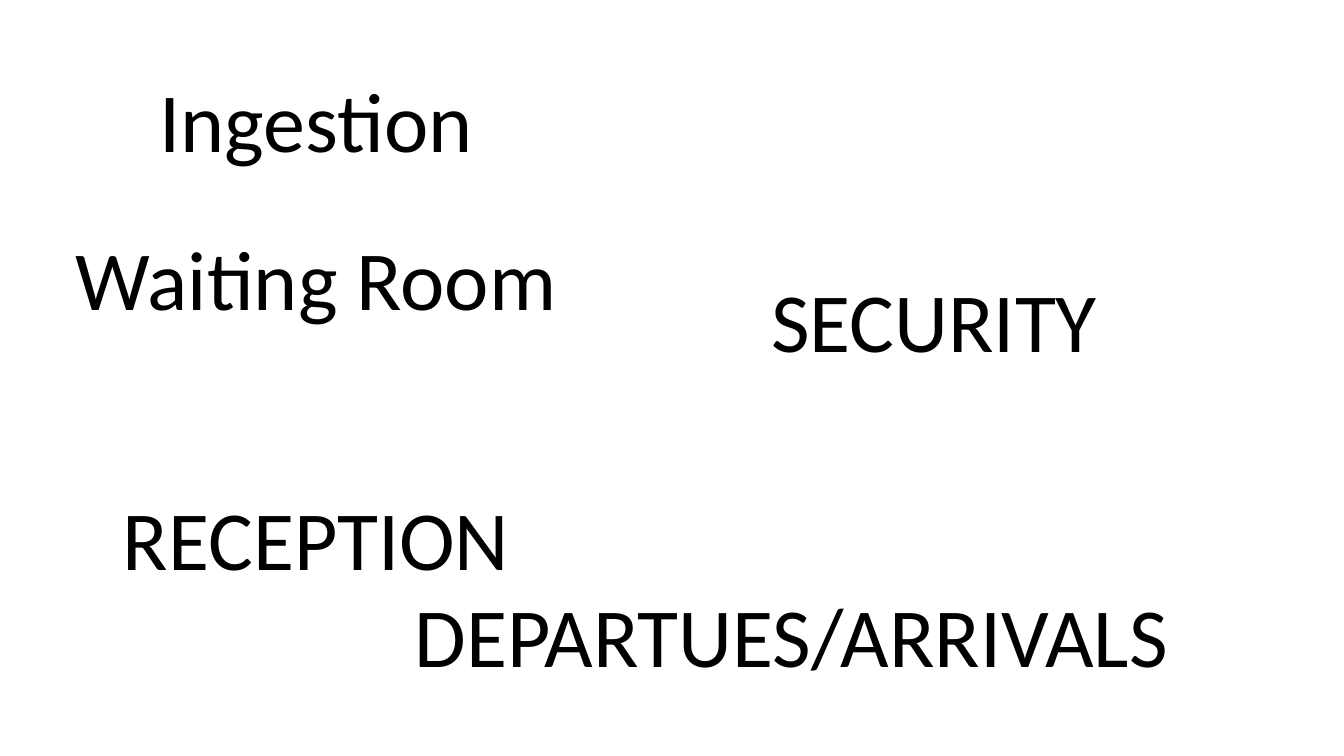
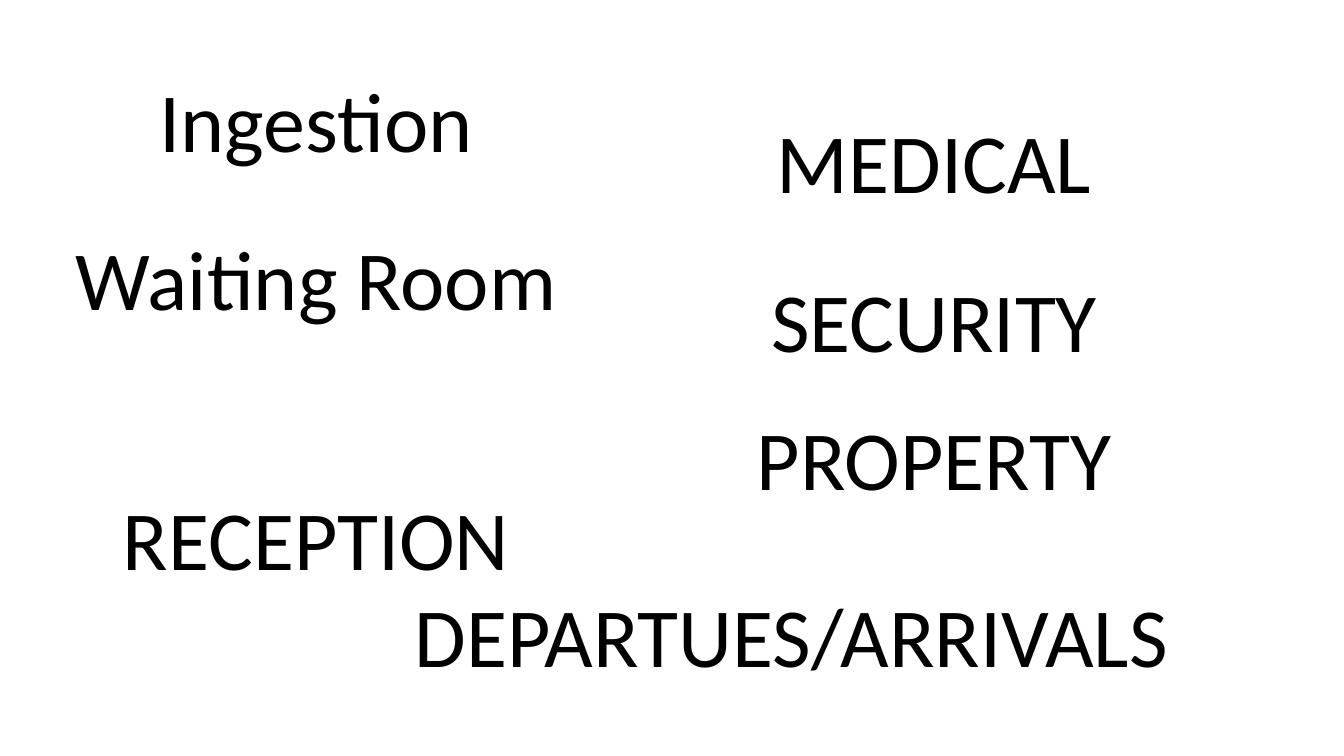
Before and after one commit to CallumShillan/Welcome-Prisoner, a slide deck: slide 2 of Assets/Textures/Roomnames/Roomnames.pptx. Drawn at 1344x756 pixels with LibreOffice and Linux fonts; fonts in the diff are those of the drawing. Boxes give left, top, right and bottom in pixels: in the first picture for what was removed or moved away, otherwise in the second. Text is boxed around its words. In the diff, an @@ line names an element or a change of style, - is before the commit and + after.

```diff
--- a/Assets/Textures/Roomnames/Roomnames.pptx
+++ b/Assets/Textures/Roomnames/Roomnames.pptx
@@ text added at (777,138,1091,194), 60 pt, text #000000 @@
+MEDICAL
@@ text added at (757,435,1112,491), 60 pt, text #000000 @@
+PROPERTY
```
Also in this commit, not shown: 10 other files.
